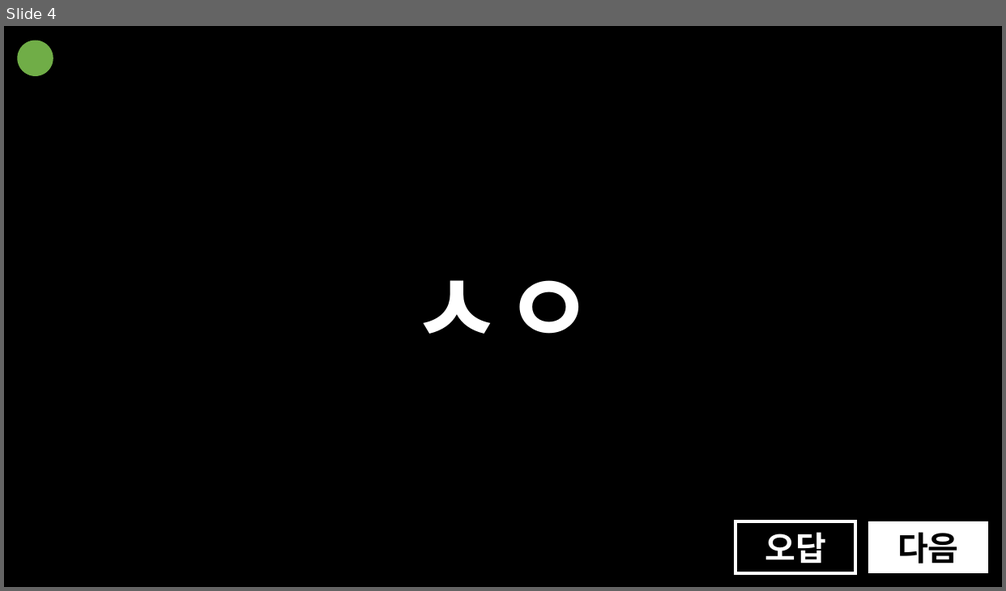
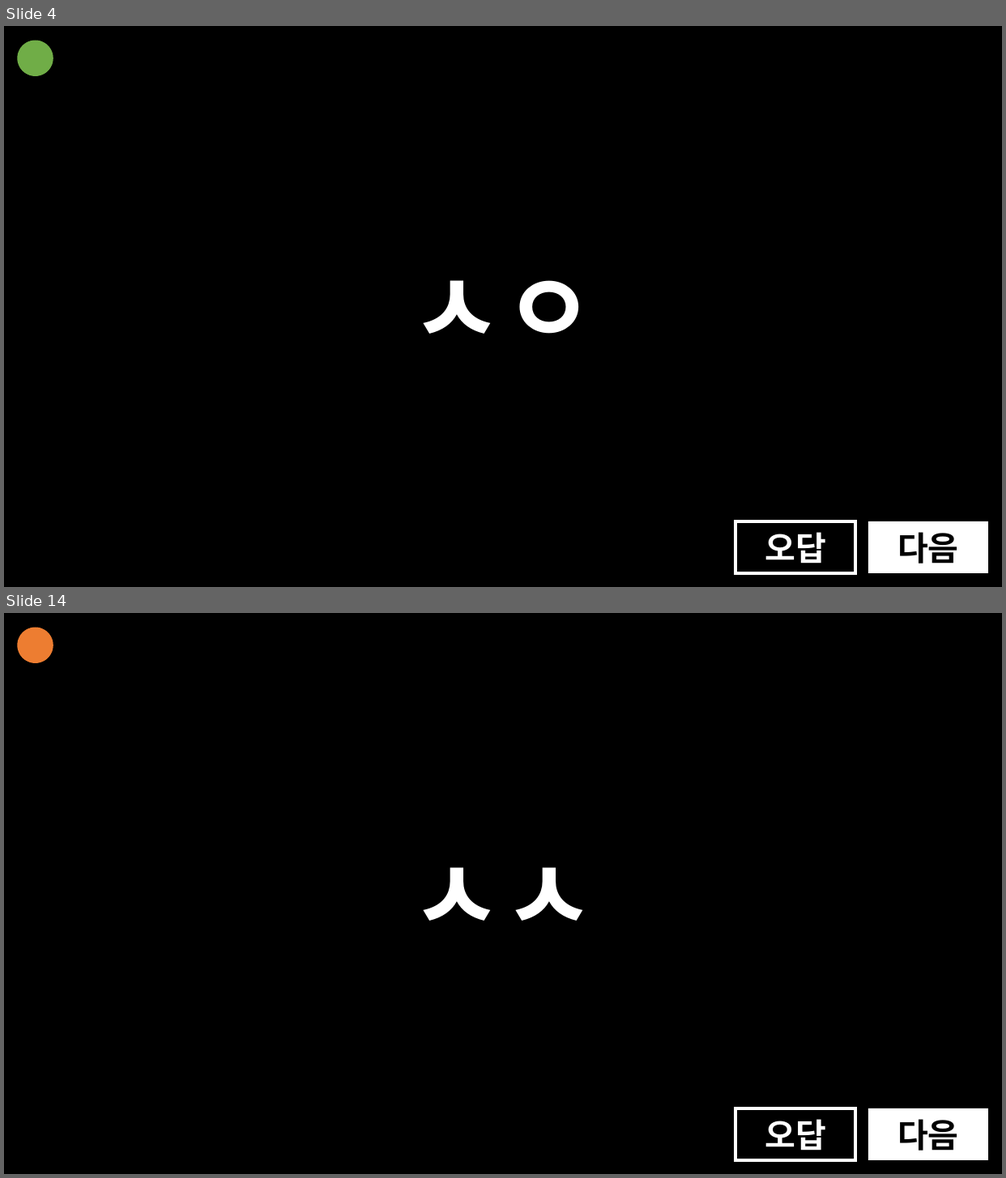
Before and after one commit to mangojun/essay-ppt, a slide deck: ppt/초성 이어 맞추기.pptx. Shown one above the other, each under a label of ours: slide 4 before the commit, slides 4 and 14 after it; the slides between them are not shown. The pictures are 1006x591 and 1006x1178 pixels, drawn with LibreOffice and Linux fonts; fonts in the diff are those of the drawing. Boxes give left, top, right and bottom in pixels: in the first picture for what was removed or moved away, otherwise in the second. Text is boxed around its words. In the diff, an @@ line names an element or a change of style, - is before the commit and + after.

```diff
--- a/ppt/초성 이어 맞추기.pptx
+++ b/ppt/초성 이어 맞추기.pptx
@@ slide 14 added at box(4, 613, 1002, 1174), background #000000 @@
@@ ellipse added at box(18, 628, 53, 663), fill #ED7D31 @@
@@ text added at box(411, 867, 595, 921), 96 pt, text #FFFFFF, bold @@
+ㅅㅅ
@@ rectangle added at box(735, 1109, 855, 1161), fill #000000, outline #FFFFFF 3 pt, 32 pt, text #FFFFFF, bold @@
+오답
@@ rectangle added at box(868, 1109, 988, 1161), fill #FFFFFF, 32 pt, text #000000, bold @@
+다음
```
Also in this commit, not shown: 8 slides changed, 11 other slides added.
